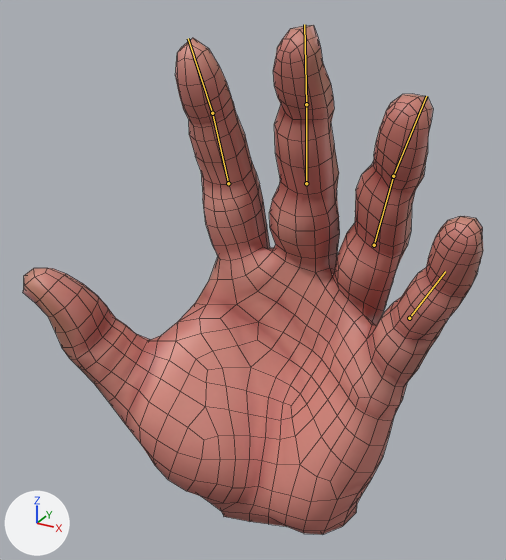
What one commit did to the FBX model Assets/ThesisGraphics/Meshes/Hands/Newhdhand.fbx.
Before and after are seen from a 50 mm lens placed at (0.125, -0.25, 0.198), pointed at (-0.005, -0.015, 0.08). Every picture has the same lights, and +X, +Y and +Z are marked at lower left. Both versions are drawn at frame 1 of the action 'open.001'; the numbers are the values there. The bones that change are drawn over the model as lines. Mesh edges are drawn as thin lines.

Names of what the first picture shows: 'Hand_Anatomy_Practice'.
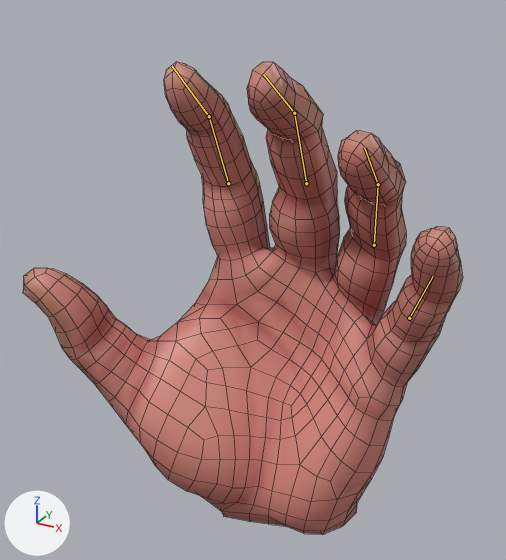
The change, as a diff of the scene's bpy script:
```diff
--- a/Assets/ThesisGraphics/Meshes/Hands/Newhdhand.fbx.py
+++ b/Assets/ThesisGraphics/Meshes/Hands/Newhdhand.fbx.py
@@ bone_bone_005 @@
 bone_bone_005 = bpy.data.objects['Armature'].pose.bones['Bone.005']  # child of 'Bone.004'
-bone_bone_005.rotation_quaternion = (0.997, -0.001, -0.003, -0.08)  # degrees (0, 0, -9)
+bone_bone_005.rotation_quaternion = (0.999, 0.003, -0.022, -0.028)  # degrees (0, -2, -3)
@@ bone_bone_006 @@
 bone_bone_006 = bpy.data.objects['Armature'].pose.bones['Bone.006']  # child of 'Bone.005'
-bone_bone_006.rotation_quaternion = (0.989, -0.006, -0.006, -0.149)  # degrees (-1, -1, -17)
+bone_bone_006.rotation_quaternion = (1.0, 0.015, -0.005, 0.003)  # degrees (2, -1, 0)
@@ bone_bone_009 @@
 bone_bone_009 = bpy.data.objects['Armature'].pose.bones['Bone.009']  # child of 'Bone.008'
-bone_bone_009.rotation_quaternion = (0.93, 0.05, -0.059, 0.359)  # degrees (3, -8, 42)
+bone_bone_009.rotation_quaternion = (0.961, 0.046, -0.046, 0.268)  # degrees (4, -7, 31)
@@ bone_bone_010 @@
 bone_bone_010 = bpy.data.objects['Armature'].pose.bones['Bone.010']  # child of 'Bone.009'
-bone_bone_010.rotation_quaternion = (0.975, 0.0, -0.087, 0.204)  # degrees (-2, -10, 24)
+bone_bone_010.rotation_quaternion = (0.996, -0.051, -0.054, 0.054)  # degrees (-6, -6, 7)
@@ bone_bone_013 @@
 bone_bone_013 = bpy.data.objects['Armature'].pose.bones['Bone.013']  # child of 'Bone.012'
-bone_bone_013.rotation_quaternion = (0.943, 0.031, -0.099, 0.315)  # degrees (0, -12, 37)
+bone_bone_013.rotation_quaternion = (0.972, 0.058, -0.083, 0.213)  # degrees (5, -11, 24)
@@ bone_bone_014 @@
 bone_bone_014 = bpy.data.objects['Armature'].pose.bones['Bone.014']  # child of 'Bone.013'
-bone_bone_014.rotation_quaternion = (0.915, 0.332, -0.023, 0.228)  # degrees (37, -11, 24)
+bone_bone_014.rotation_quaternion = (0.978, 0.121, -0.011, 0.171)  # degrees (13, -4, 19)
@@ bone_bone_017 @@
 bone_bone_017 = bpy.data.objects['Armature'].pose.bones['Bone.017']  # child of 'Bone.016'
-bone_bone_017.rotation_quaternion = (0.957, -0.18, -0.033, 0.223)  # degrees (-21, 1, 26)
+bone_bone_017.rotation_quaternion = (0.986, -0.115, -0.03, 0.118)  # degrees (-14, -2, 14)
```

Location of each change, [x1, y1, x2, y2] in pixels of the pictures (506 x 560 px):
'Hand_Anatomy_Practice', posed (7% shorter)
    before: [23, 25, 483, 534]
    after: [23, 62, 463, 534]
bone 'Bone.005', root to tip
    before: (228, 183) to (212, 113)
    after: (228, 183) to (209, 116)
bone 'Bone.006', root to tip
    before: (212, 113) to (188, 38)
    after: (209, 116) to (172, 66)
bone 'Bone.009', root to tip
    before: (306, 183) to (306, 104)
    after: (306, 183) to (294, 113)
bone 'Bone.010', root to tip
    before: (306, 104) to (304, 24)
    after: (294, 113) to (264, 75)
bone 'Bone.013', root to tip
    before: (374, 245) to (393, 176)
    after: (374, 245) to (378, 184)
bone 'Bone.014', root to tip
    before: (393, 176) to (426, 96)
    after: (378, 184) to (364, 147)
bone 'Bone.017', root to tip
    before: (409, 318) to (445, 271)
    after: (409, 318) to (433, 276)
